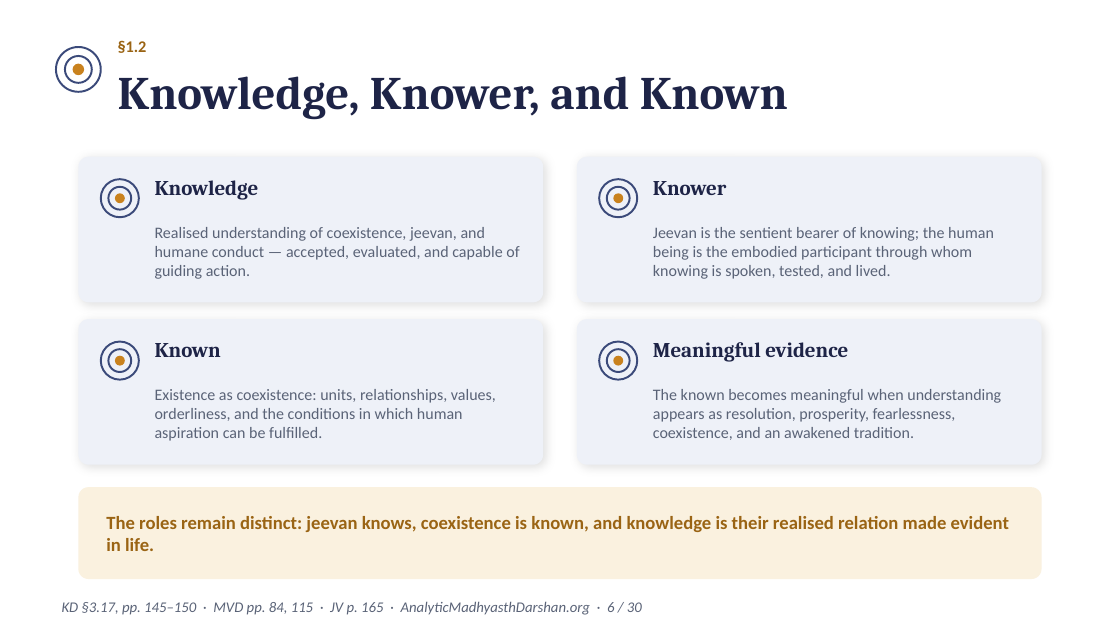
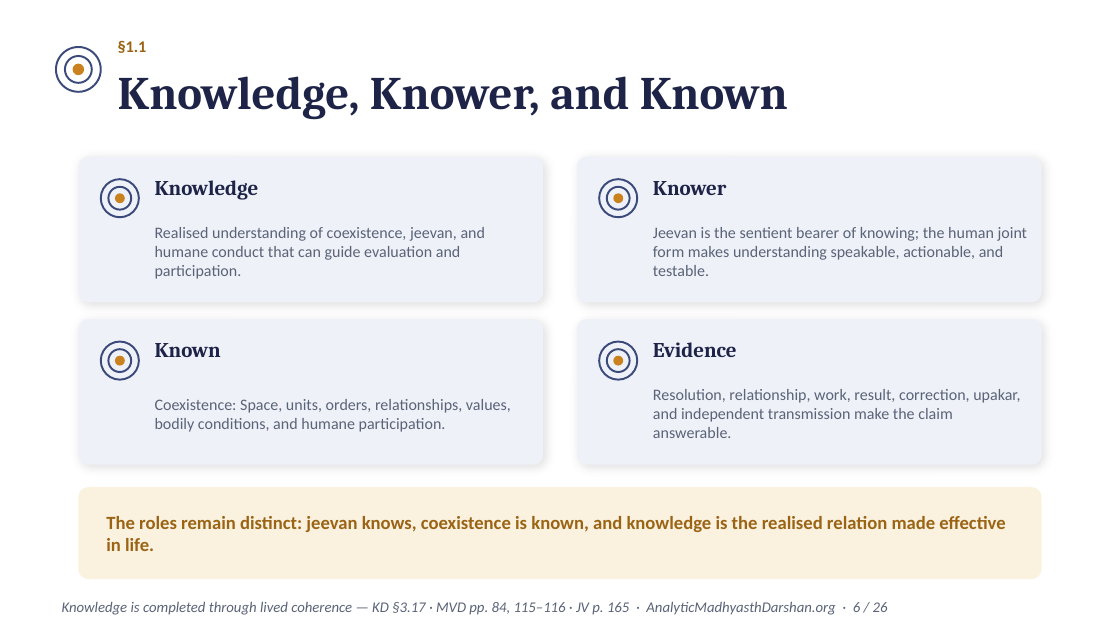
Before and after one commit to raghavamohan/AnalyticMadhyasthDarshan, a slide deck: slide 6 of Studies/The-Epistemology-of-Coexistence/The-Epistemology-of-Coexistence-Madhyasth-Darshan.pptx. Drawn at 1120x630 pixels with LibreOffice and Linux fonts; fonts in the diff are those of the drawing. Boxes give left, top, right and bottom in pixels: in the first picture for what was removed or moved away, otherwise in the second. Text is boxed around its words. In the diff, an @@ line names an element or a change of style, - is before the commit and + after.

Commit message:
Update epistemology Madhyasth Darshan deck

```diff
--- a/Studies/The-Epistemology-of-Coexistence/The-Epistemology-of-Coexistence-Madhyasth-Darshan.pptx
+++ b/Studies/The-Epistemology-of-Coexistence/The-Epistemology-of-Coexistence-Madhyasth-Darshan.pptx
@@ text at (x1=118, y1=40, x2=147, y2=53): text changed @@
-§1.2
+§1.1
@@ text at (x1=155, y1=227, x2=486, y2=279): text changed @@
-Realised understanding of coexistence, jeevan, and humane conduct — accepted, evaluated, and capable of guiding action.
+Realised understanding of coexistence, jeevan, and humane conduct that can guide evaluation and participation.
@@ text at (x1=653, y1=227, x2=1028, y2=276): text changed @@
-Jeevan is the sentient bearer of knowing; the human being is the embodied participant through whom knowing is spoken, tested, and lived.
+Jeevan is the sentient bearer of knowing; the human joint form makes understanding speakable, actionable, and testable.
@@ text at (x1=653, y1=342, x2=737, y2=357): text changed @@
-Meaningful evidence
+Evidence
@@ text at (x1=653, y1=389, x2=1020, y2=438): text changed @@
-The known becomes meaningful when understanding appears as resolution, prosperity, fearlessness, coexistence, and an awakened tradition.
+Resolution, relationship, work, result, correction, upakar, and independent transmission make the claim answerable.
@@ text at (x1=155, y1=399, x2=511, y2=432): text changed @@
-Existence as coexistence: units, relationships, values, orderliness, and the conditions in which human aspiration can be fulfilled.
+Coexistence: Space, units, orders, relationships, values, bodily conditions, and humane participation.
@@ text at (x1=106, y1=516, x2=1005, y2=551): text changed @@
-The roles remain distinct: jeevan knows, coexistence is known, and knowledge is their realised relation made evident in life.
+The roles remain distinct: jeevan knows, coexistence is known, and knowledge is the realised relation made effective in life.
@@ text at (x1=62, y1=601, x2=888, y2=615): text changed @@
-KD §3.17, pp. 145–150 · MVD pp. 84, 115 · JV p. 165 · AnalyticMadhyasthDarshan.org · 6 / 30
+Knowledge is completed through lived coherence — KD §3.17 · MVD pp. 84, 115–116 · JV p. 165 · AnalyticMadhyasthDarshan.org · 6 / 26
```
Also in this commit, not shown: 17 other slides changed, 8 slides added, 12 slides removed, 5 other files.
